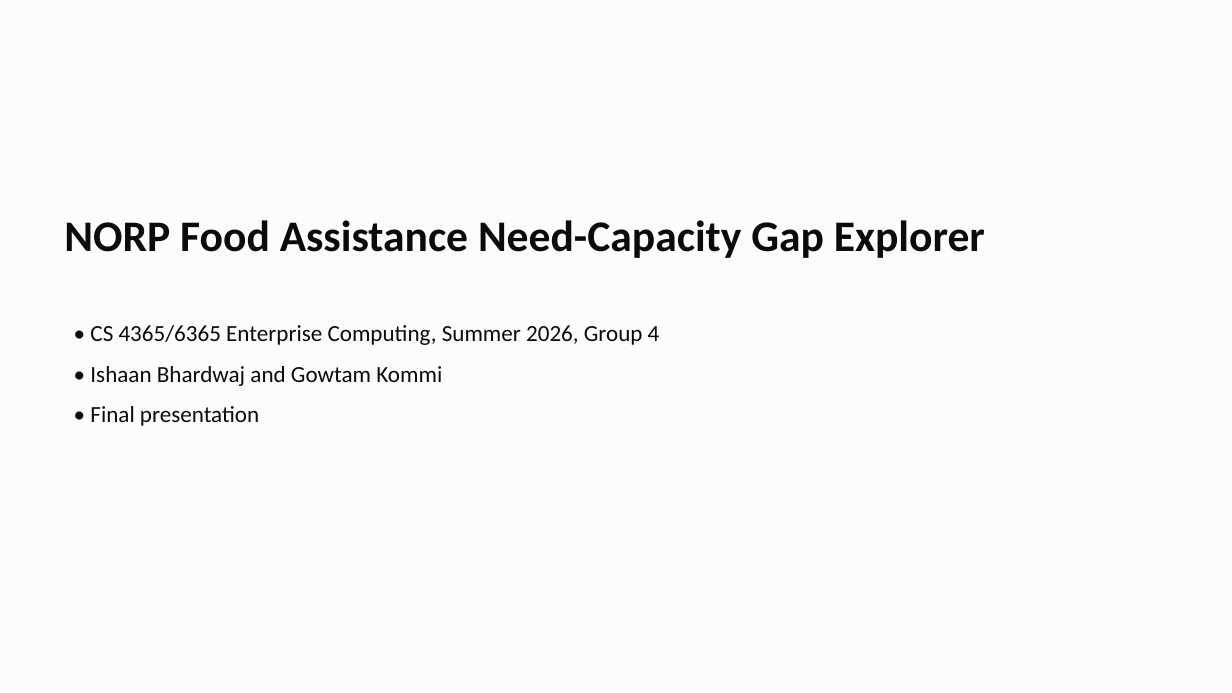
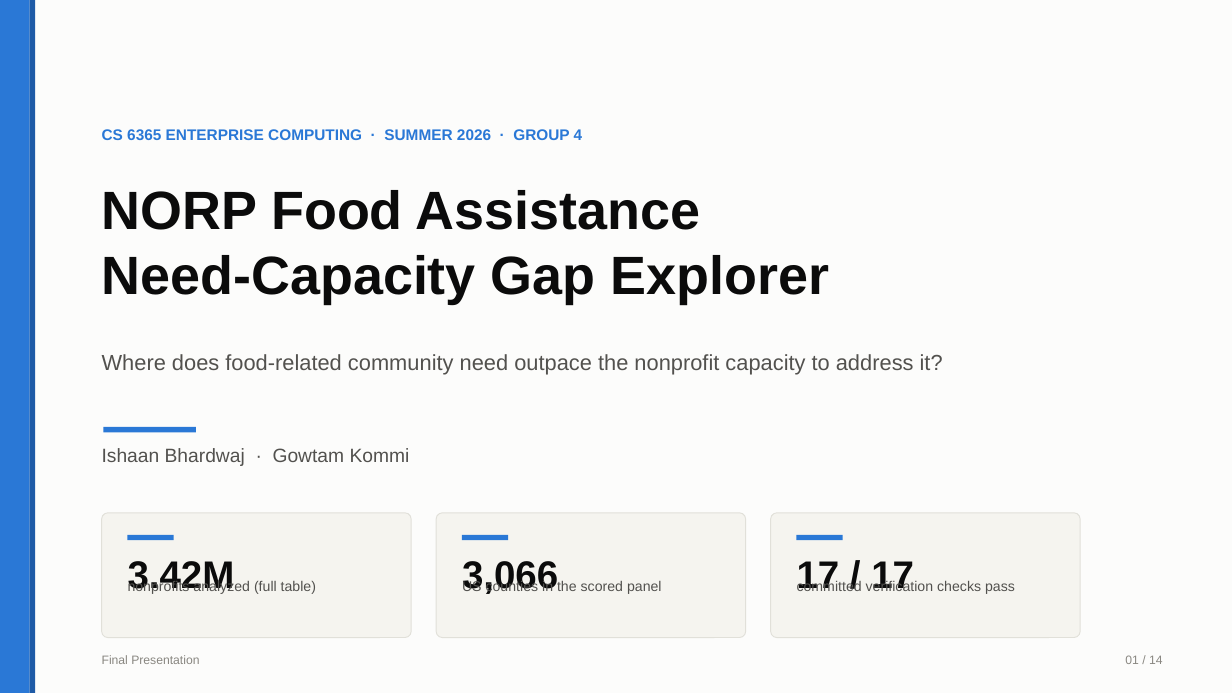
Before and after one commit to ishaanbhardwaj2003/NORP-Food-Assistance-Need-Capacity-Gap-Explorer, a slide deck: slide 1 of presentation/NORP_Final_Presentation.pptx. Drawn at 1232x693 pixels with LibreOffice and Linux fonts; fonts in the diff are those of the drawing. Boxes give left, top, right and bottom in pixels: in the first picture for what was removed or moved away, otherwise in the second. Text is boxed around its words. In the diff, an @@ line names an element or a change of style, - is before the commit and + after.

```diff
--- a/presentation/NORP_Final_Presentation.pptx
+++ b/presentation/NORP_Final_Presentation.pptx
@@ rectangle added at bbox=[0, 0, 30, 693], fill #2A78D6 @@
@@ rectangle added at bbox=[30, 0, 35, 693], fill #1E5AA6 @@
@@ text at bbox=[102, 129, 583, 140]: text changed; size 18 to 12 pt; font Calibri to Arial; text colour #0B0B0B to #2A78D6; bold on @@
-• CS 4365/6365 Enterprise Computing, Summer 2026, Group 4
-• Ishaan Bhardwaj and Gowtam Kommi
-• Final presentation
+CS 6365 ENTERPRISE COMPUTING · SUMMER 2026 · GROUP 4
@@ text at bbox=[102, 190, 830, 303]: text changed; size 34 to 42 pt; font Calibri to Arial @@
-NORP Food Assistance Need-Capacity Gap Explorer
+NORP Food Assistance
+Need-Capacity Gap Explorer
@@ text added at bbox=[102, 354, 943, 375], 17 pt, text #52514E @@
+Where does food-related community need outpace the nonprofit capacity to address it?
@@ text added at bbox=[102, 448, 410, 466], 15 pt, text #52514E @@
+Ishaan Bhardwaj · Gowtam Kommi
@@ rectangle added at bbox=[104, 427, 196, 433], fill #2A78D6 @@
@@ rounded rectangle added at bbox=[102, 513, 411, 638], fill #F5F4EF, outline #E1E0D9 0.75 pt @@
@@ rectangle added at bbox=[128, 535, 174, 541], fill #2A78D6 @@
@@ rounded rectangle added at bbox=[436, 513, 746, 638], fill #F5F4EF, outline #E1E0D9 0.75 pt @@
@@ rectangle added at bbox=[462, 535, 508, 541], fill #2A78D6 @@
@@ rounded rectangle added at bbox=[771, 513, 1080, 638], fill #F5F4EF, outline #E1E0D9 0.75 pt @@
@@ rectangle added at bbox=[797, 535, 843, 541], fill #2A78D6 @@
@@ text added at bbox=[128, 561, 235, 594], 30 pt, text #0B0B0B, bold @@
+3.42M
@@ text added at bbox=[462, 561, 558, 594], 30 pt, text #0B0B0B, bold @@
+3,066
@@ text added at bbox=[797, 561, 914, 591], 30 pt, text #0B0B0B, bold @@
+17 / 17
@@ text added at bbox=[128, 579, 316, 594], 11 pt, text #52514E @@
+nonprofits analyzed (full table)
@@ text added at bbox=[462, 579, 662, 594], 11 pt, text #52514E @@
+US counties in the scored panel
@@ text added at bbox=[797, 579, 1015, 594], 11 pt, text #52514E @@
+committed verification checks pass
@@ text added at bbox=[102, 655, 199, 664], 9.5 pt, text #898781 @@
+Final Presentation
@@ text added at bbox=[1125, 655, 1163, 664], 9.5 pt, text #898781 @@
+01 / 14
```
Also in this commit, not shown: 7 other slides changed, 6 slides added, 6 slides removed, 1 other file.
